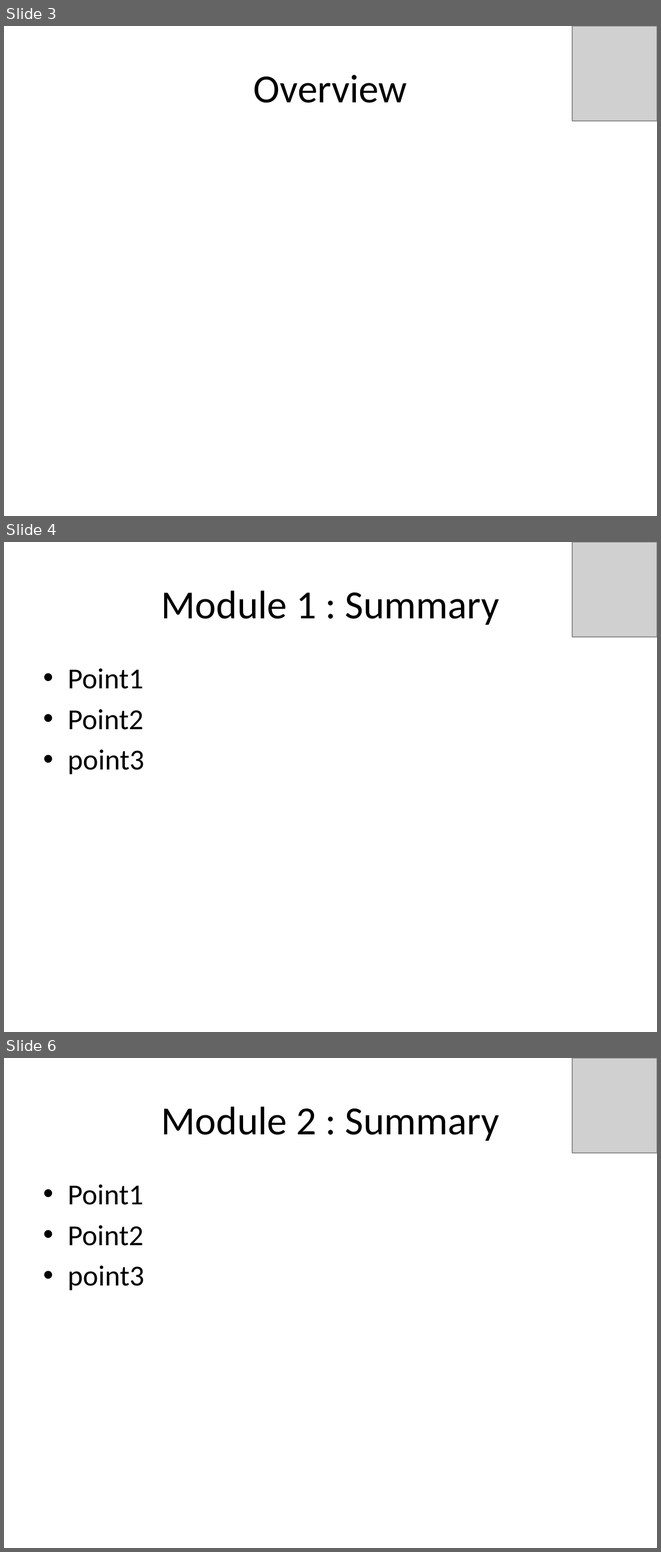
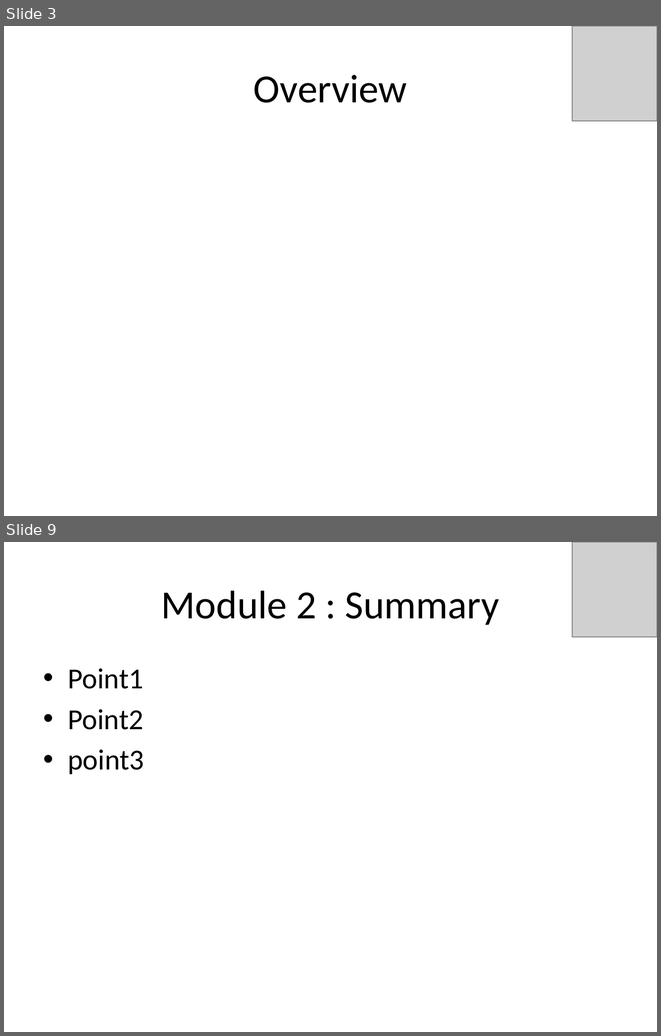
Before and after one commit to idxExtropy/duel-reality, a slide deck: Docs/DUEL REALITY .pptx. Shown one above the other, each under a label of ours: slides 3, 4 and 6 before the commit, slides 3 and 9 after it; the slides between them are not shown. The pictures are 661x1552 and 661x1036 pixels, drawn with LibreOffice and Linux fonts; fonts in the diff are those of the drawing; grey boxes stand for pictures. Boxes give left, top, right and bottom in pixels: in the first picture for what was removed or moved away, otherwise in the second. Text is boxed around its words. In the diff, an @@ line names an element or a change of style, - is before the commit and + after.

Commit message:
Added slides for 2 minute presentation of the graphics window module.

```diff
--- a/Docs/DUEL REALITY .pptx
+++ b/Docs/DUEL REALITY .pptx
@@ slide 4 removed at [4,542,657,1032], background #FFFFFF @@
@@ picture removed at [572,542,657,637] @@
@@ title removed at [161,590,499,625] @@
-Module 1 : Summary
@@ text removed at [68,668,144,774] @@
-• Point1
-• Point2
-• point3
@@ what was slide 6 is now slide 9 @@
```
Also in this commit, not shown: 5 slides added, 1 other slide removed.
